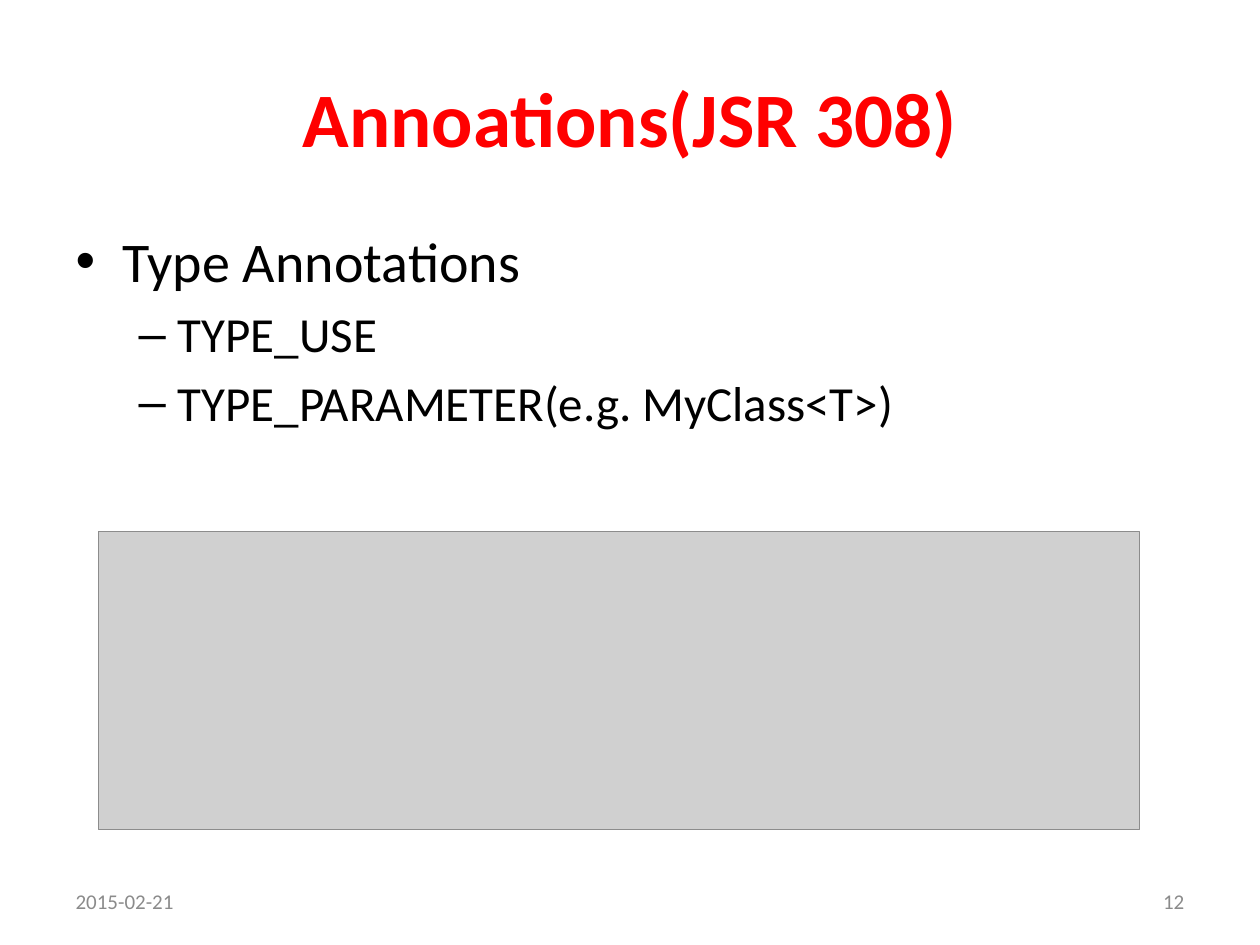
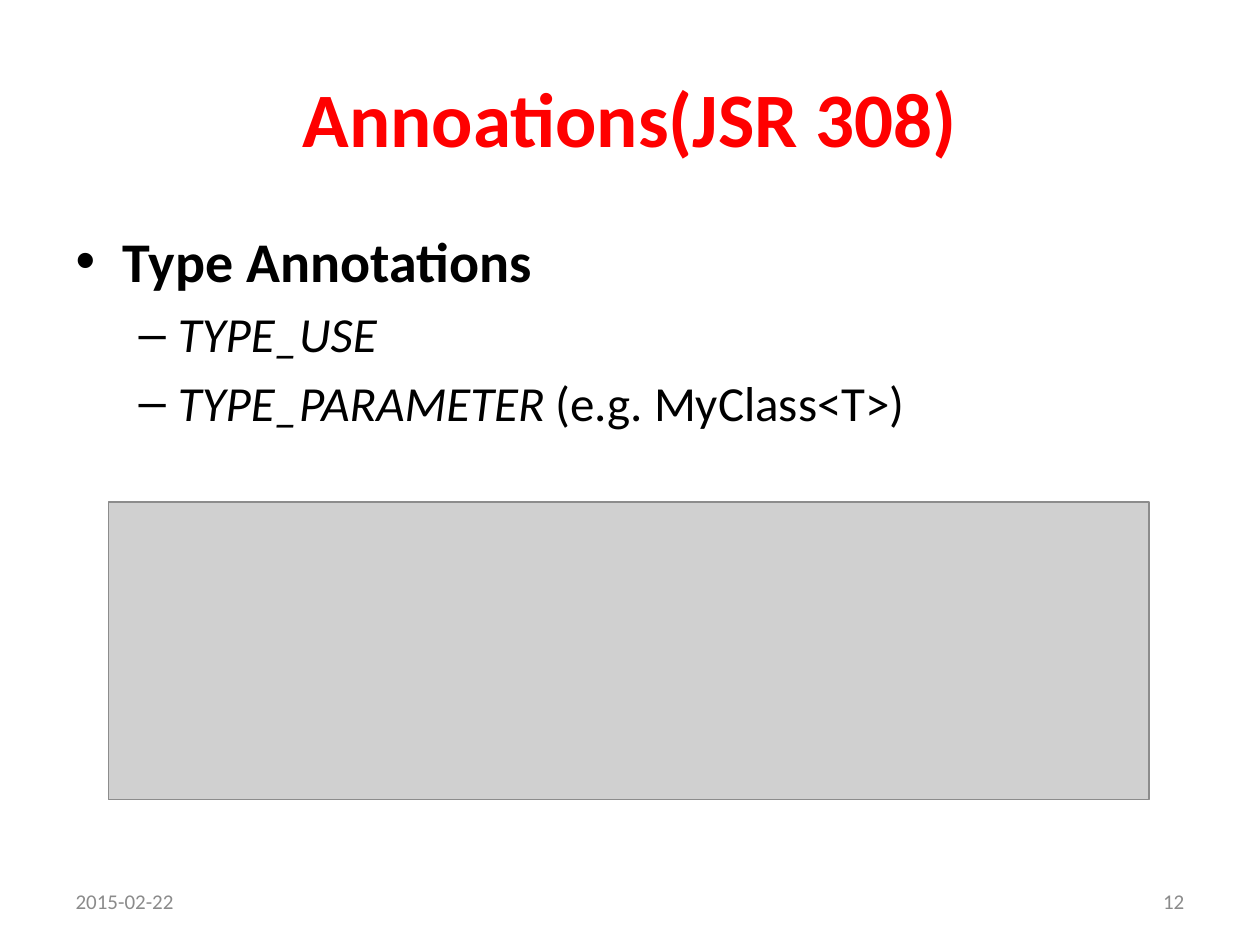
Before and after one commit to p-zalejko/jug_java8, a slide deck: slide 12 of jug.zg.java8/Java 8_prezentacja.ppsx. Drawn at 1260x945 pixels with LibreOffice and Linux fonts; fonts in the diff are those of the drawing; grey boxes stand for pictures. Boxes give left, top, right and bottom in pixels: in the first picture for what was removed or moved away, otherwise in the second. Text is boxed around its words. In the diff, an @@ line names an element or a change of style, - is before the commit and + after.

```diff
--- a/jug.zg.java8/Java 8_prezentacja.ppsx
+++ b/jug.zg.java8/Java 8_prezentacja.ppsx
@@ text at [123,242,531,359]: bold on in "Type Annotations"; italic on in "TYPE_USE" @@
@@ text at [178,385,905,430]: spaces changed @@
-  – TYPE_PARAMETER(e.g. MyClass<T>)
+  – TYPE_PARAMETER (e.g. MyClass<T>)
@@ picture: place and size @@
-picture at [98,532,1139,829]
+picture at [108,501,1149,799]
@@ text at [76,895,174,909]: text changed @@
-2015-02-21
+2015-02-22
```
Also in this commit, not shown: 29 other slides changed, 12 other files.
